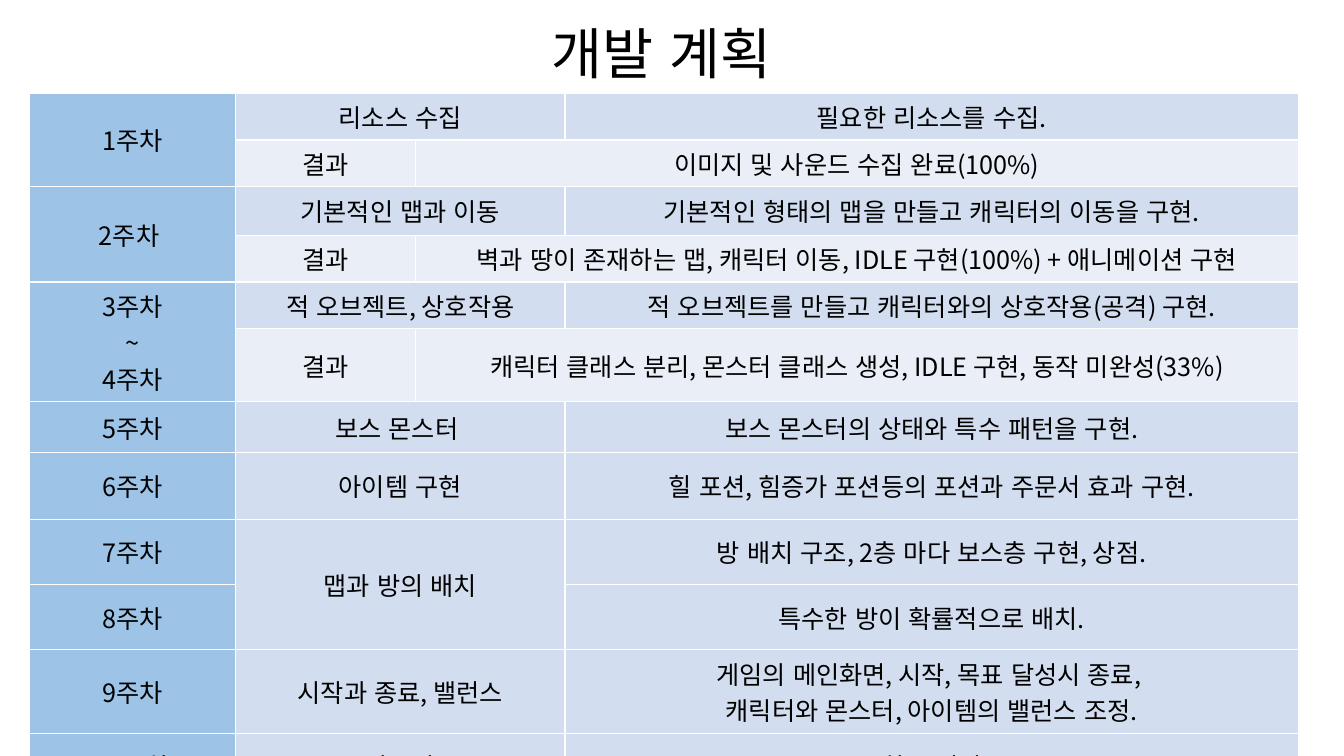
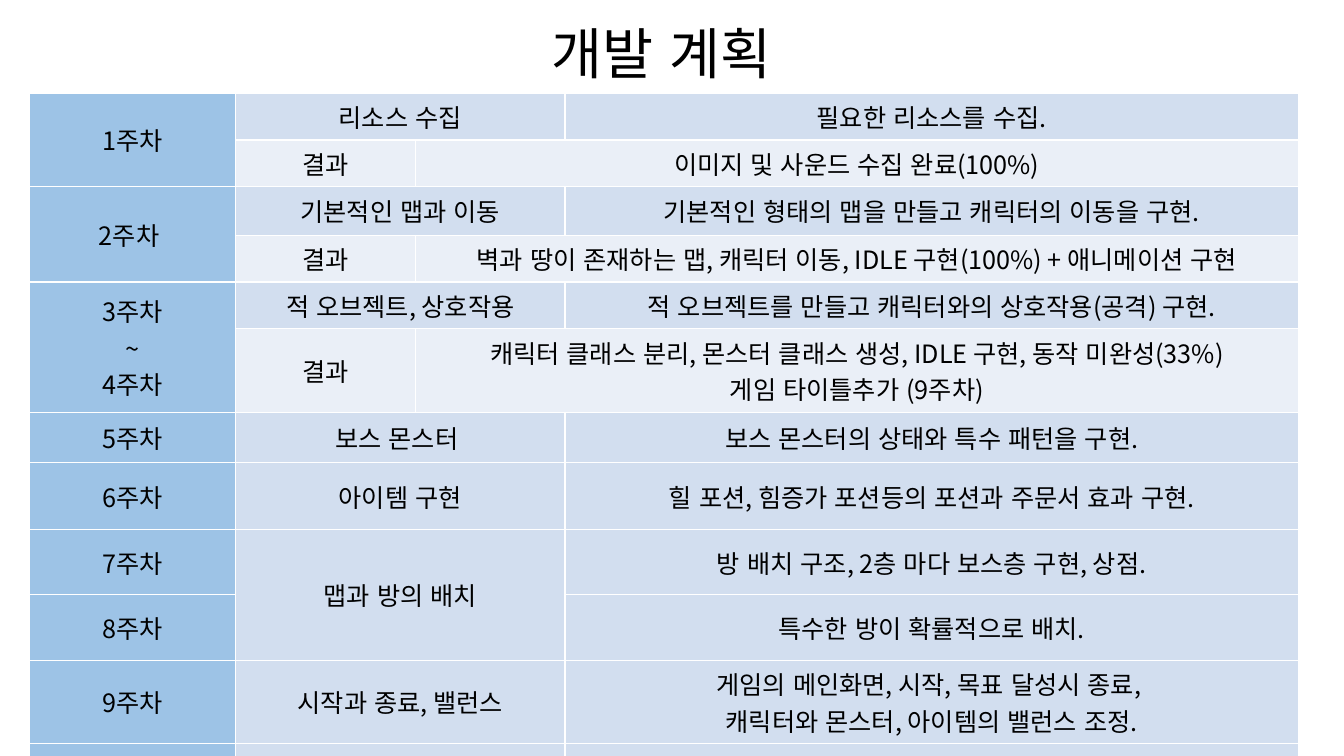
Before and after one commit to taeshs/2016180056---MyProjects, a slide deck: slide 4 of 2dgp 2016180056 정태주 2차 발표.pptx. Drawn at 1344x756 pixels with LibreOffice and Linux fonts; fonts in the diff are those of the drawing; background and template pictures are left out. Boxes give left, top, right and bottom in pixels: in the first picture for what was removed or moved away, otherwise in the second. Text is boxed around its words. In the diff, an @@ line names an element or a change of style, - is before the commit and + after.

Commit message:
update 3

```diff
--- a/2dgp 2016180056 정태주 2차 발표.pptx
+++ b/2dgp 2016180056 정태주 2차 발표.pptx
@@ table at [30,93,1300,756] @@
-row 6, column 3: 캐릭터 클래스 분리, 몬스터 클래스 생성, IDLE 구현, 동작 미완성(33%)
+row 6, column 3: 캐릭터 클래스 분리, 몬스터 클래스 생성, IDLE 구현, 동작 미완성(33%) / 게임 타이틀추가 (9주차)
```
